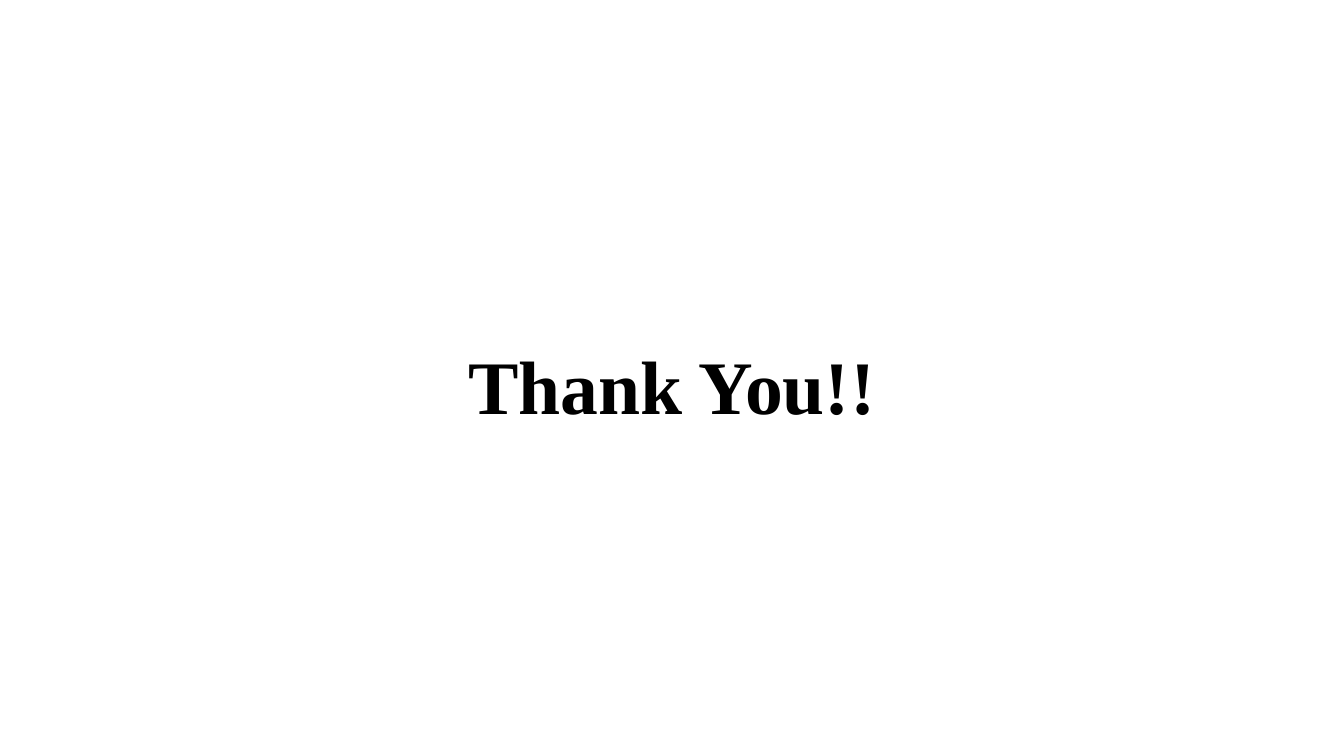
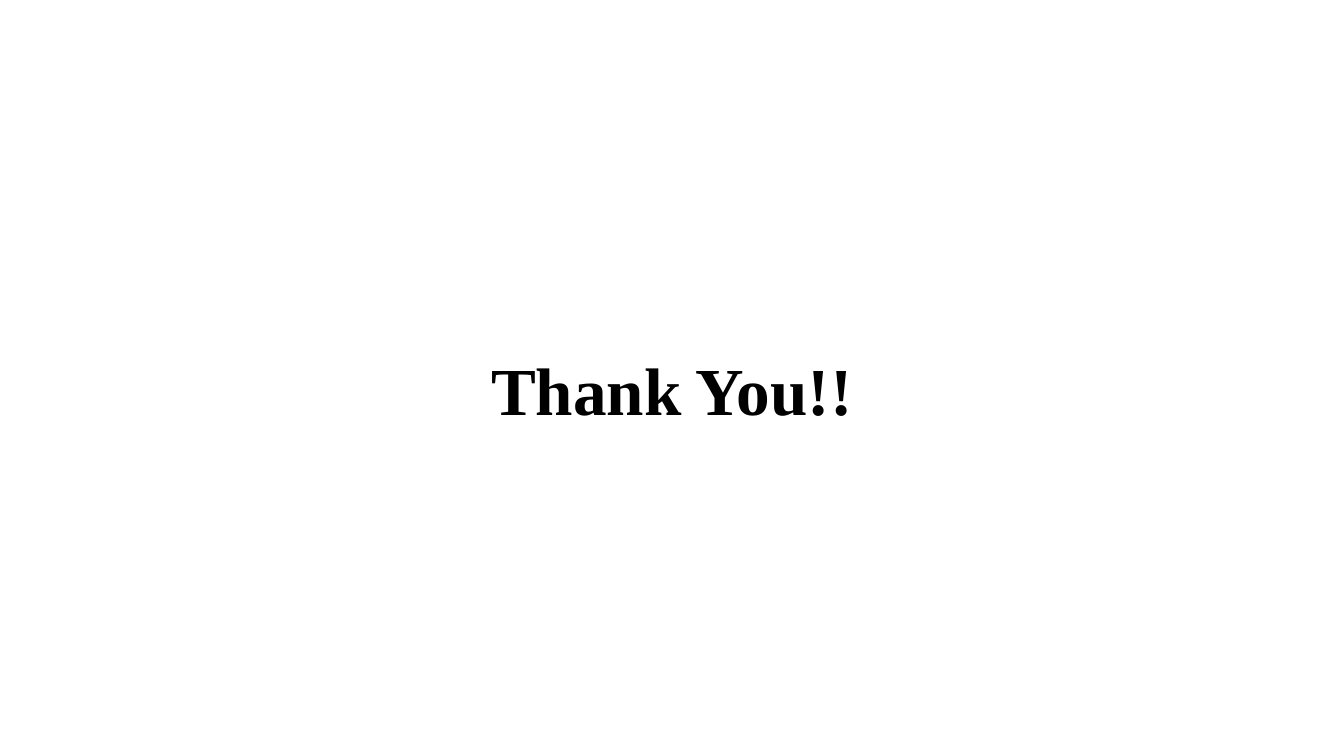
Before and after one commit to Gbhanuteja22/GestureArt, a slide deck: slide 25 of GestureArt.pptx (slide 10 before the commit). Drawn at 1344x756 pixels with LibreOffice and Linux fonts; fonts in the diff are those of the drawing; background and template pictures are left out. Boxes give left, top, right and bottom in pixels: in the first picture for what was removed or moved away, otherwise in the second. Text is boxed around its words. In the diff, an @@ line names an element or a change of style, - is before the commit and + after.

```diff
--- a/GestureArt.pptx
+++ b/GestureArt.pptx
@@ title "Thank You!!" at box(491, 368, 853, 416): size 54 to 48 pt @@
```
Also in this commit, not shown: 5 other slides changed, 19 slides added, 4 slides removed, 16 other files.
